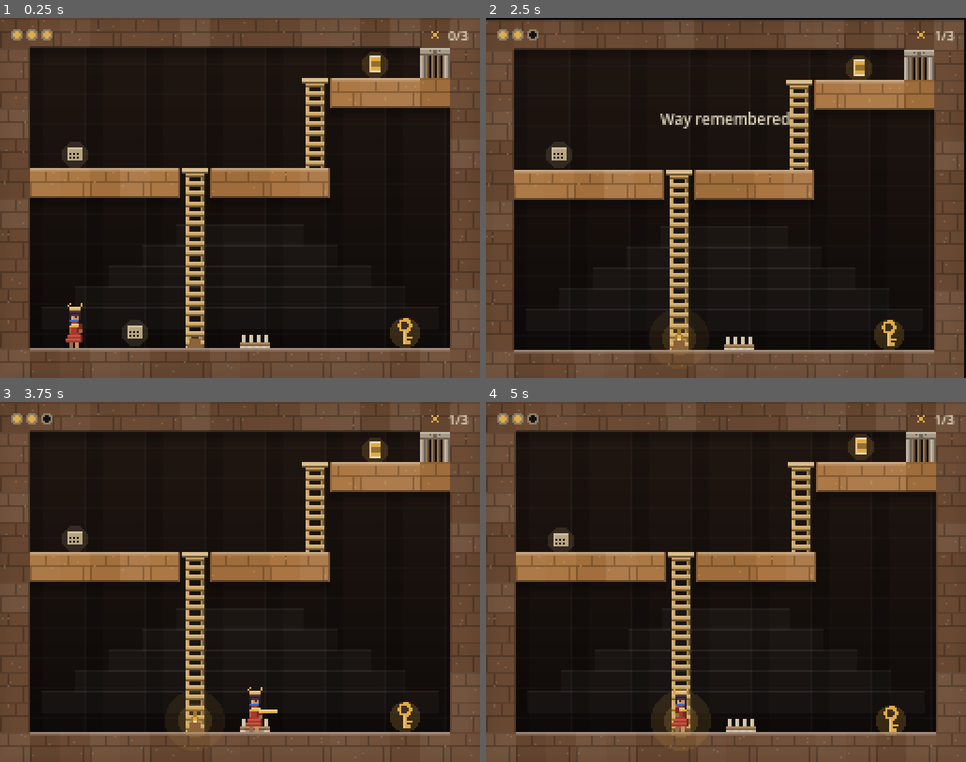
Above: before the commit, frames 1-4 (two rows, left to right).
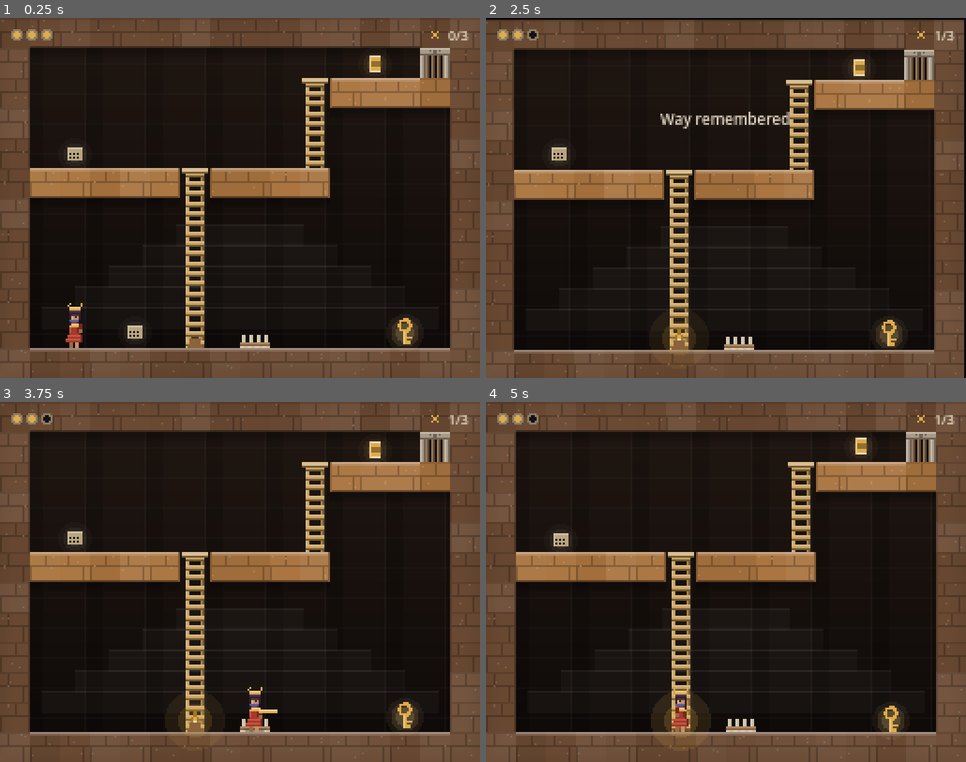
Above: after the commit, the same moments.

Repository: mkadhimkc-dotcom/innana-seven-gates-2
Game: Godot game, scene res://src/main/main.tscn
Same seed, same stepped clock (60 frames per second), same inputs: the game is played once before the commit and once after it.
Inputs (mouse positions are in pixels of both pictures, inside the frame that each line leads up to):
- Up to frame 1 (0.25 s): no input
- Up to frame 2 (2.5 s): move the mouse to (831, 180) at 0.52 s; hold Right (move_right) 0.53-1.25 s; hold Shift (run) 0.53-1.25 s; click (831, 180) at 0.67 s; tap Space (jump) at 0.77 s; drag from (630, 216) to (702, 270) at 1.27 s; move the mouse to (774, 118) at 2.02 s; hold Right (move_right) from 2.03 s (still down); hold Shift (run) from 2.03 s (still down)
- Up to frame 3 (3.75 s): release Right (move_right) at 2.75 s; release Shift (run) at 2.75 s; drag from (216, 654) to (96, 528) at 2.77 s; move the mouse to (384, 636) at 3.52 s; hold Left (move_left) from 3.53 s (still down); hold J (action) from 3.53 s (still down)
- Up to frame 4 (5 s): tap Space (jump) at 3.77 s; tap Shift (run) at 3.8 s; release Left (move_left) at 4.25 s; release J (action) at 4.25 s; drag from (582, 528) to (654, 492) at 4.27 s

The runs differ from the first frame. In frame 1, 0.2% of the frame differs, in the area x 76-88%, y 9-92%; in frame 2, 0.2%; in frame 3, 0.2%; in frame 4, 0.2%.

Commit message:
Add a web export and publish the browser build
The game is now playable at
https://mkadhimkc-dotcom.github.io/innana-seven-gates-2/ from the gh-pages
branch, which holds the exported build and nothing else.

THE EXPORT IS SINGLE-THREADED, and that is the whole reason this works on
GitHub Pages. Multi-threaded Godot web builds need SharedArrayBuffer, which
requires full cross-origin isolation (COOP/COEP response headers) that Pages
cannot send. Single-threaded export has been the Godot default since 4.3 for
exactly this reason, and this project has no need of threads. Web also
requires the Compatibility renderer and WebGL 2.0, which the project already
used.

export_presets.cfg is committed and removed from .gitignore. That file is
usually ignored because mobile presets can carry signing credentials; the Web
preset carries none, and tracking it is what makes the build reproducible by
anyone who checks the project out.

Two things found while doing this:

THE BROWSER BUILD WOULD HAVE BEEN UNPLAYABLE ON PHONES. The virtual pad was
gated on OS.has_feature("mobile"), which is FALSE for a phone running the web
export - so anyone opening the link on a phone would have had no controls at
all. It now also checks DisplayServer.is_touchscreen_available().

THE EXPORT WAS REFUSED WITH A BLANK ERROR MESSAGE. The cause was the preset
requesting mobile VRAM compression while
rendering/textures/vram_compression/import_etc2_astc was off. Enabled the
project setting rather than dropping the flag, since the project targets iOS
and Android regardless.

Also softens the glow behind treasure and required objects. A single
low-alpha circle read as a dirty brown coin sitting behind the item, because
a hard-edged disc of muddy colour is an object rather than a light; it is now
a three-step falloff in a warmed colour. Found by exporting, opening the
build in a browser and looking at it.

Verified by playing the build locally before publishing - walked, collected
a treasure (0/3 -> 1/3) and lit a checkpoint brazier - and the deployed
assets were then checked over HTTP for correct sizes and for the .wasm being
served as application/wasm, since a wrong MIME type there silently breaks
streaming compilation.

229 checks still pass.

Co-Authored-By: Claude Opus 5 <noreply@anthropic.com>

Diff:
--- a/project.godot
+++ b/project.godot
@@ -106,6 +106,10 @@
 
 renderer/rendering_method="gl_compatibility"
 renderer/rendering_method.mobile="gl_compatibility"
+; Required before any export that requests mobile VRAM compression, which
+; includes the Web preset. The project targets iOS and Android, so this has
+; to be on regardless.
+textures/vram_compression/import_etc2_astc=true
 textures/canvas_textures/default_texture_filter=0
 anti_aliasing/quality/msaa_2d=0
 environment/defaults/default_clear_color=Color(0.043, 0.035, 0.055, 1)
--- a/src/core/settings.gd
+++ b/src/core/settings.gd
@@ -20,7 +20,12 @@
 ## of the play area and hid the corners of the room, which is exactly the
 ## "excessive permanent UI" section 34 warns against. Players can still turn
 ## it on anywhere from the controls menu.
-var touch_enabled: bool = OS.has_feature("mobile")
+##
+## The touchscreen check matters as much as the platform one: `has_feature`
+## is FALSE for a phone running the web export, so testing the platform alone
+## would ship a browser build with no controls at all on mobile.
+var touch_enabled: bool = (OS.has_feature("mobile")
+		or DisplayServer.is_touchscreen_available())
 var pad_scale: int = 100          ## percent
 var pad_opacity: int = 55         ## percent
 var pad_left_handed: bool = false
--- a/src/render/world_renderer.gd
+++ b/src/render/world_renderer.gd
@@ -515,11 +515,9 @@
 		var bob: float = roundf(sin(float(_anim_tick) * 0.06 + float(p.x)) * 1.5)
 		var ctr: Vector2 = o + Vector2(8.0, 9.0 + bob)
 
-		## A faint halo, so treasure separates from the wall behind it without
+		## A faint glow, so treasure separates from the wall behind it without
 		## flashing - which would be both ugly and an accessibility problem.
-		var halo: Color = c
-		halo.a = 0.16
-		draw_circle(ctr, 7.0, halo)
+		_draw_glow(ctr, 9.0, c, 1.0)
 
 		match tier:
 			"legendary":
@@ -560,11 +558,9 @@
 		var ctr: Vector2 = o + Vector2(8.0, 9.0 + bob)
 		var c: Color = Palette.GOLD
 
-		## Required objects glow harder than treasure. Missing one is the
-		## difference between finishing the level and not.
-		var halo: Color = c
-		halo.a = 0.14 + 0.06 * sin(float(_anim_tick) * 0.09)
-		draw_circle(ctr, 8.0, halo)
+		## Required objects glow harder than treasure, and breathe. Missing one
+		## is the difference between finishing the level and not.
+		_draw_glow(ctr, 10.0, c, 1.5 + 0.45 * sin(float(_anim_tick) * 0.09))
 
 		match str(o_def.get("kind", "key")):
 			"seal":
@@ -887,6 +883,19 @@
 				trim.lightened(0.4), true)
 
 
+## A soft glow behind a pickup: three concentric circles fading outward.
+##
+## A single low-alpha circle was tried first and it read as a dirty brown
+## coin sitting behind the item, because a hard-edged disc of muddy colour is
+## an object, not a light. Stacking a falloff and warming the colour is what
+## makes it read as glow.
+func _draw_glow(ctr: Vector2, radius: float, col: Color, strength: float) -> void:
+	var g: Color = col.lightened(0.30)
+	for i: int in 3:
+		g.a = (0.035 + float(i) * 0.030) * strength
+		draw_circle(ctr, radius - float(i) * 2.5, g)
+
+
 ## Contact shadow. Nothing sells "standing on the floor" like this.
 func _draw_ground_shadow(p: Vector2, half_w: float) -> void:
 	var s: Color = Color(0, 0, 0, 0.26)
Not shown, added: .claude/launch.json
Not shown, added: export_presets.cfg
Not shown, changed: .gitignore
Not shown, changed: README.md
